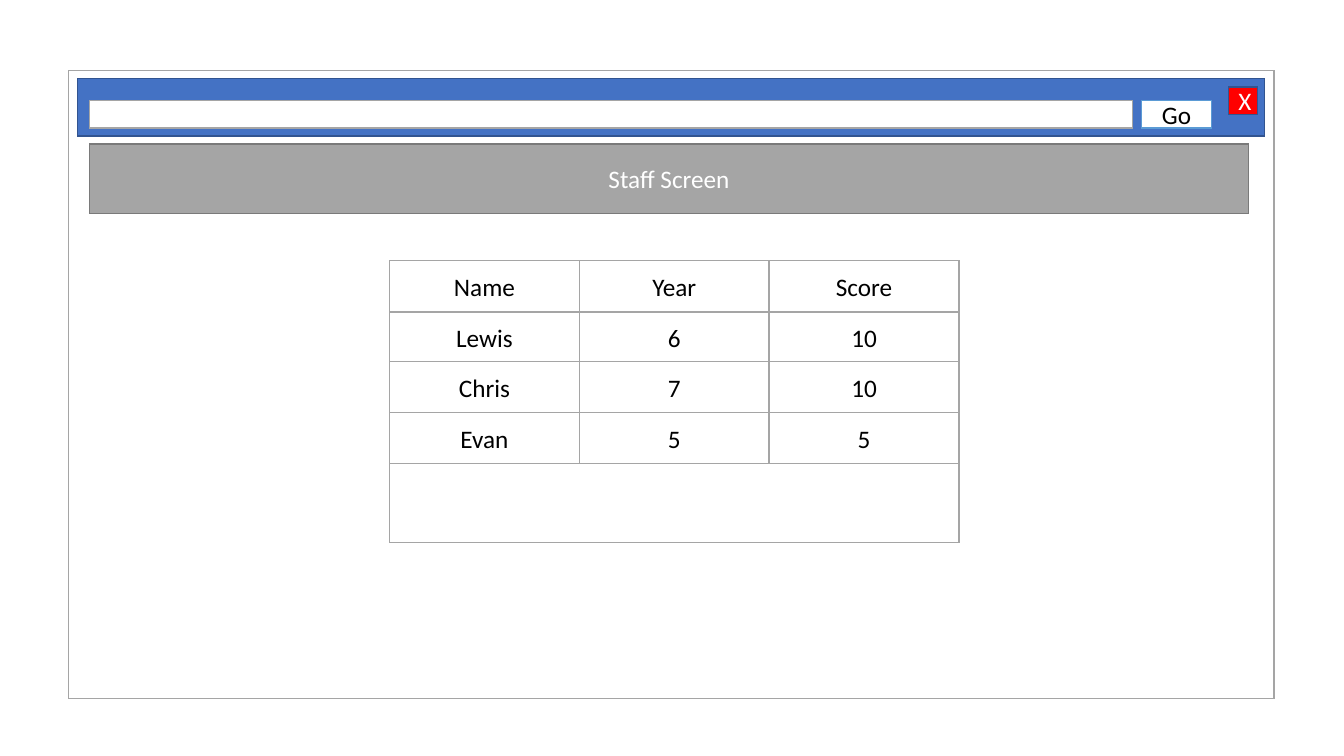
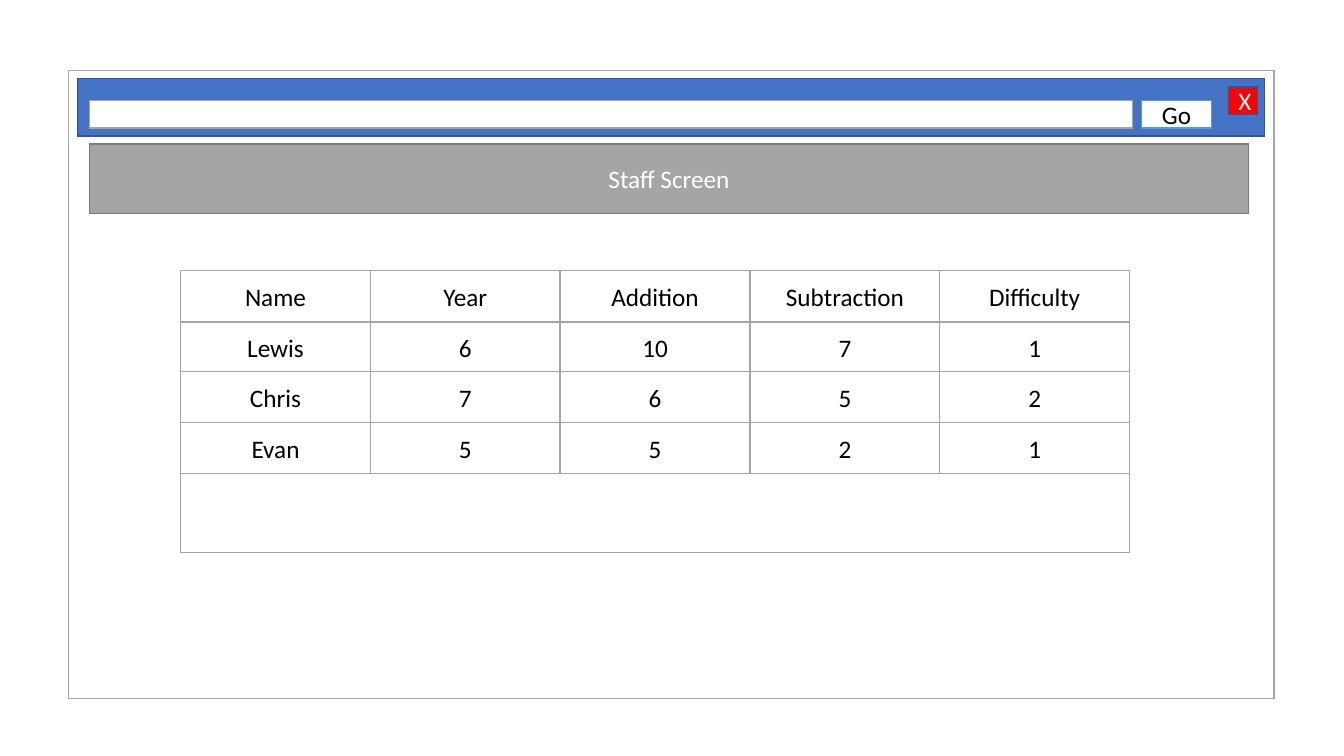
Before and after one commit to Rhod4/MMP, a slide deck: slide 3 of Design/UI/UI_Prototype Main.pptx. Drawn at 1344x756 pixels with LibreOffice and Linux fonts; fonts in the diff are those of the drawing. Boxes give left, top, right and bottom in pixels: in the first picture for what was removed or moved away, otherwise in the second. Text is boxed around its words. In the diff, an @@ line names an element or a change of style, - is before the commit and + after.

```diff
--- a/Design/UI/UI_Prototype Main.pptx
+++ b/Design/UI/UI_Prototype Main.pptx
@@ rectangle resized from (x1=389, y1=261, x2=959, y2=543) to (x1=180, y1=271, x2=1129, y2=554) @@
@@ text in rectangle at (x1=611, y1=288, x2=698, y2=306): text changed @@
-Score
+Addition
@@ rectangle added at (x1=750, y1=271, x2=940, y2=323), fill #FFFFFF, outline #A5A5A5 1 pt, 18 pt, text #000000 @@
+Subtraction
@@ rectangle added at (x1=940, y1=271, x2=1129, y2=323), fill #FFFFFF, outline #A5A5A5 1 pt, 18 pt, text #000000 @@
+Difficulty
@@ rectangle added at (x1=750, y1=322, x2=940, y2=373), fill #FFFFFF, outline #A5A5A5 1 pt, 18 pt, text #000000 @@
+7
@@ rectangle added at (x1=940, y1=322, x2=1129, y2=373), fill #FFFFFF, outline #A5A5A5 1 pt, 18 pt, text #000000 @@
+1
@@ 12 rectangles moved together from (x1=389, y1=261, x2=959, y2=464) to (x1=180, y1=271, x2=750, y2=474) @@
@@ rectangle added at (x1=750, y1=371, x2=940, y2=422), fill #FFFFFF, outline #A5A5A5 1 pt, 18 pt, text #000000 @@
+5
@@ rectangle added at (x1=940, y1=371, x2=1129, y2=422), fill #FFFFFF, outline #A5A5A5 1 pt, 18 pt, text #000000 @@
+2
@@ text in rectangle at (x1=649, y1=390, x2=662, y2=407): text changed @@
-10
+6
@@ rectangle added at (x1=750, y1=422, x2=940, y2=474), fill #FFFFFF, outline #A5A5A5 1 pt, 18 pt, text #000000 @@
+2
@@ rectangle added at (x1=940, y1=422, x2=1129, y2=474), fill #FFFFFF, outline #A5A5A5 1 pt, 18 pt, text #000000 @@
+1
```
Also in this commit, not shown: 1 other slide changed, 2 slides added, 1 slide removed, 24 other files.
